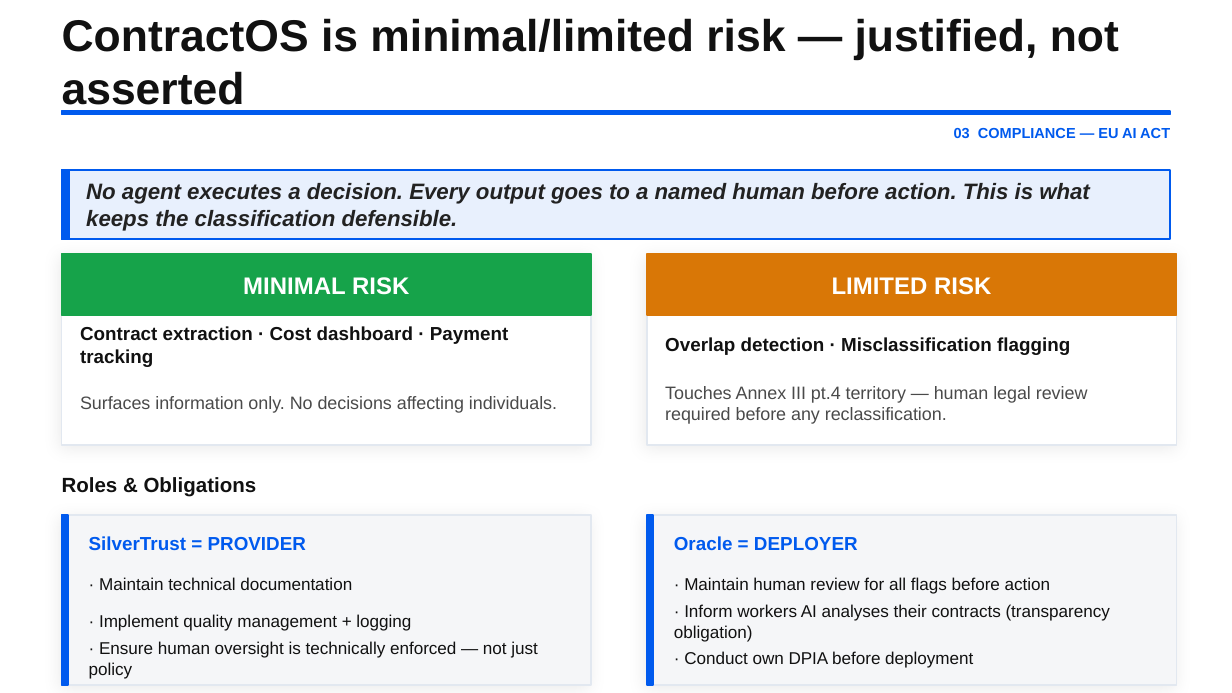
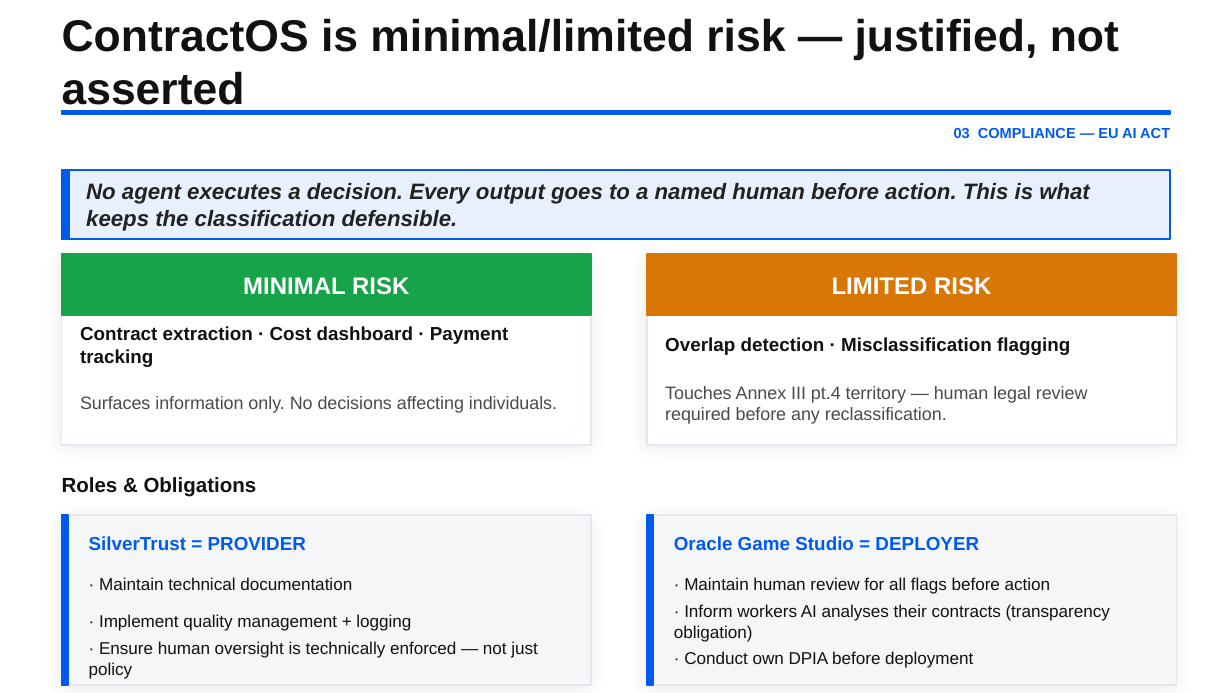
Before and after one commit to dbystrova26/project4, a slide deck: slide 8 of ContractOS_Pitch.pptx (slide 7 before the commit). Drawn at 1232x693 pixels with LibreOffice and Linux fonts; fonts in the diff are those of the drawing. Boxes give left, top, right and bottom in pixels: in the first picture for what was removed or moved away, otherwise in the second. Text is boxed around its words. In the diff, an @@ line names an element or a change of style, - is before the commit and + after.

```diff
--- a/ContractOS_Pitch.pptx
+++ b/ContractOS_Pitch.pptx
@@ text at (674, 536, 979, 551): text changed @@
-Oracle = DEPLOYER
+Oracle Game Studio = DEPLOYER
```
Also in this commit, not shown: 3 other slides changed, 1 slide added, 2 other files.
